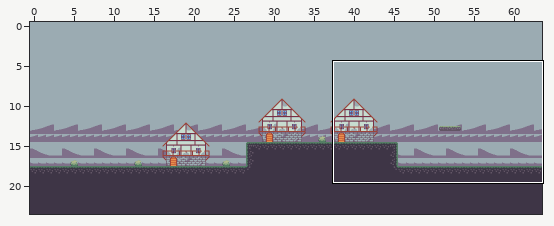
Level history. Tiled map: Assets/Maps/MapTemplate.tmx. The picture above shows the old version from afar; the outline marks the close-up.
Close-up. Before the commit:
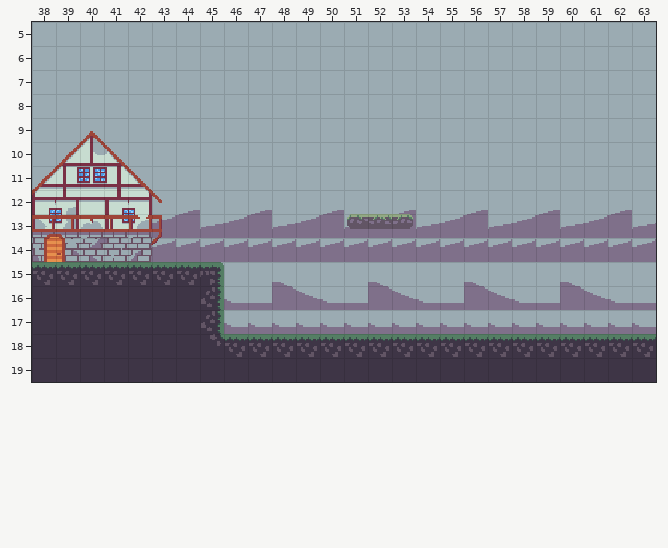
Cells are 16x16 px. Shown: x 38..63, y 5..19. The commit also changed other parts of the map, which this record leaves out.
After:
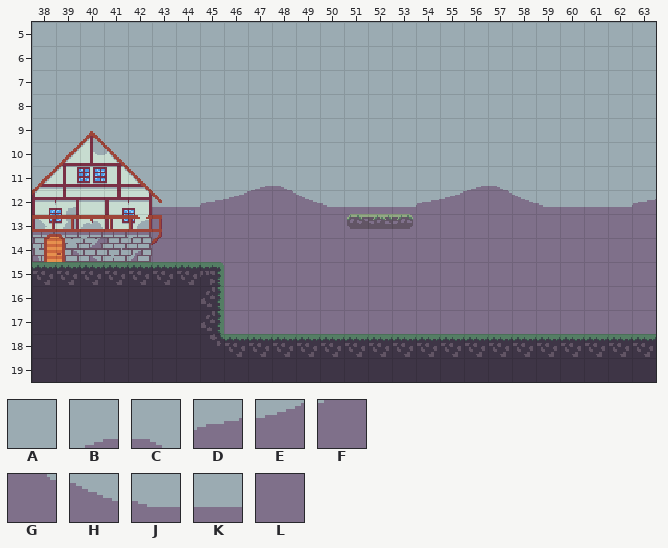
Key: from "tileset": A 0, B 3, C 4, D 17, E 18, F 19, G 20, H 21, J 22, K 23, L 26.
_ is an empty cell.
From old to new:
Layer "Background1":
The edit turns tile A into tile B in row 11 at x 47 and 56.
The edit turns tile A into tile C in row 11 at x 48 and 57.
The edit turns tile A into tile D in row 12 at x 45, 54 and 63.
The edit turns tile A into tile E in row 12 at x 46 and 55.
The edit turns tile B into tile F in row 12 at x 47 and 56.
The edit turns tile A into tile G in row 12 at x 48 and 57.
The edit turns tile A into tile H in row 12 at x 49 and 58.
The edit turns tile B into tile J in row 12 at x 50 and 59.
The edit turns tile A into tile K in row 12 at x 43, 51 to 52 and 60 to 61.
The edit turns tile B into tile K in row 12 at x 44, 53 and 62.
The edit turns tile A into tile L in row 15 at x 46 to 47, 49 to 51, 53 to 55, 57 to 59 and 61 to 63.
The edit turns tile C into tile L in row 15 at x 48, 52, 56 and 60.
The edit turns tile D into tile L in row 13 at x 45, 48, 51, 54, 57, 60 and 63.
The edit turns tile E into tile L in row 13 at x 43, 46, 49, 55, 58 and 61; in row 14 at x 43 to 63.
The edit turns tile G into tile L in row 16 at x 48, 52, 56 and 60.
The edit turns tile H into tile L in row 16 at x 49, 53, 57 and 61.
The edit turns tile J into tile L in row 16 at x 46, 50, 54, 58 and 62; in row 17 at x 46 to 63.
The edit turns tile K into tile L in row 16 at x 47, 51, 55, 59 and 63.
